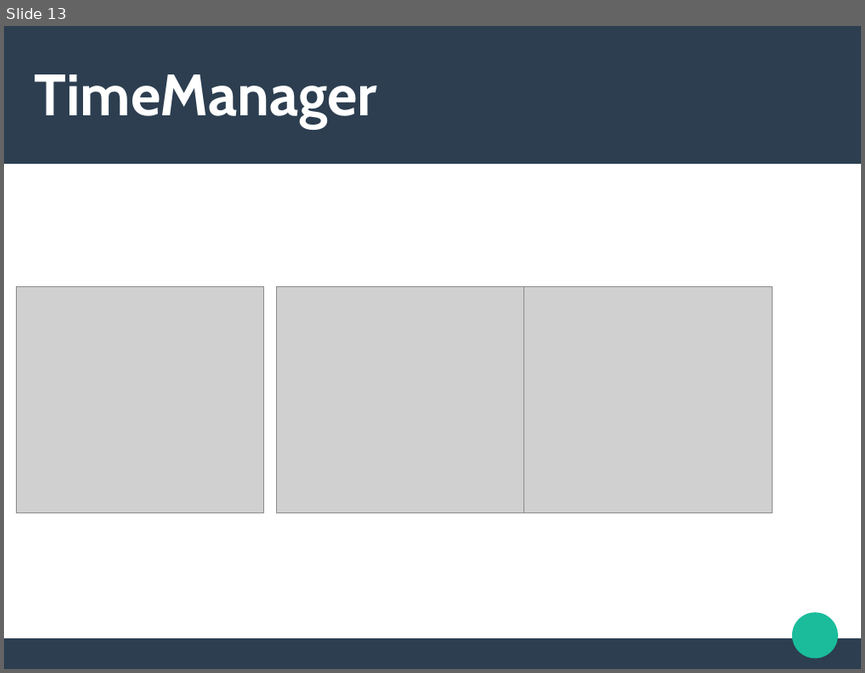
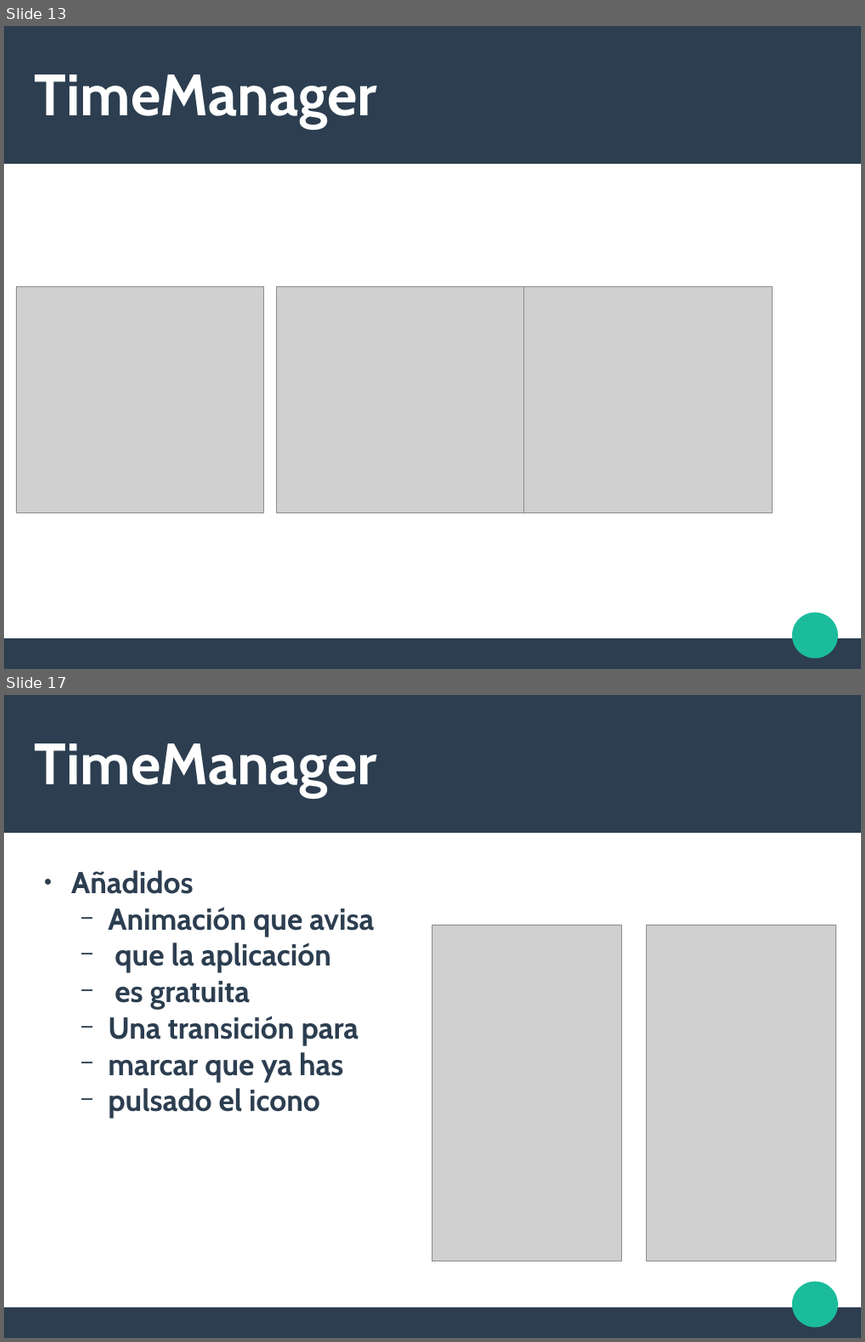
Before and after one commit to wildVeli/PMDTimeApp, a slide deck: Documents/Power.pptx. Shown one above the other, each under a label of ours: slide 13 before the commit, slides 13 and 17 after it; the slides between them are not shown. The pictures are 865x673 and 865x1342 pixels, drawn with LibreOffice and Linux fonts; fonts in the diff are those of the drawing; grey boxes stand for pictures. Boxes give left, top, right and bottom in pixels: in the first picture for what was removed or moved away, otherwise in the second. Text is boxed around its words. In the diff, an @@ line names an element or a change of style, - is before the commit and + after.

```diff
--- a/Documents/Power.pptx
+++ b/Documents/Power.pptx
@@ slide 17 added at [4, 695, 861, 1338], background #FFFFFF; not listed: 3 template elements that a slide beside it also shows @@
@@ text added at [35, 743, 377, 797], 54 pt, text #FFFFFF, bold @@
+TimeManager
@@ text added at [71, 870, 374, 1117], 28 pt, text #2C3E50, bold @@
+● Añadidos
+  − Animación que avisa
+  − que la aplicación
+  − es gratuita
+  − Una transición para
+  − marcar que ya has
+  − pulsado el icono
@@ picture added at [432, 925, 622, 1261] @@
@@ picture added at [647, 925, 837, 1261] @@
```
Also in this commit, not shown: 3 other slides added, 8 other files.
